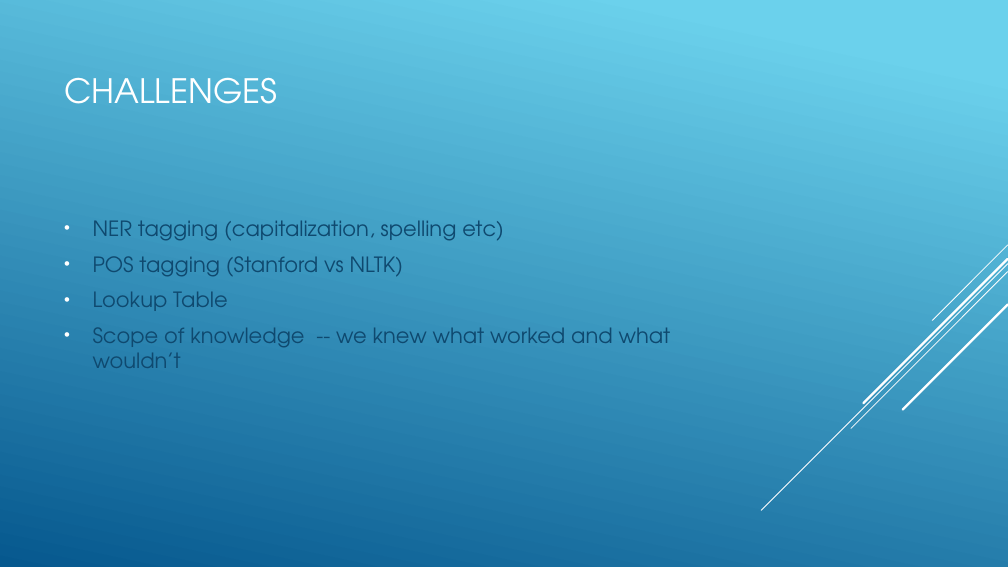
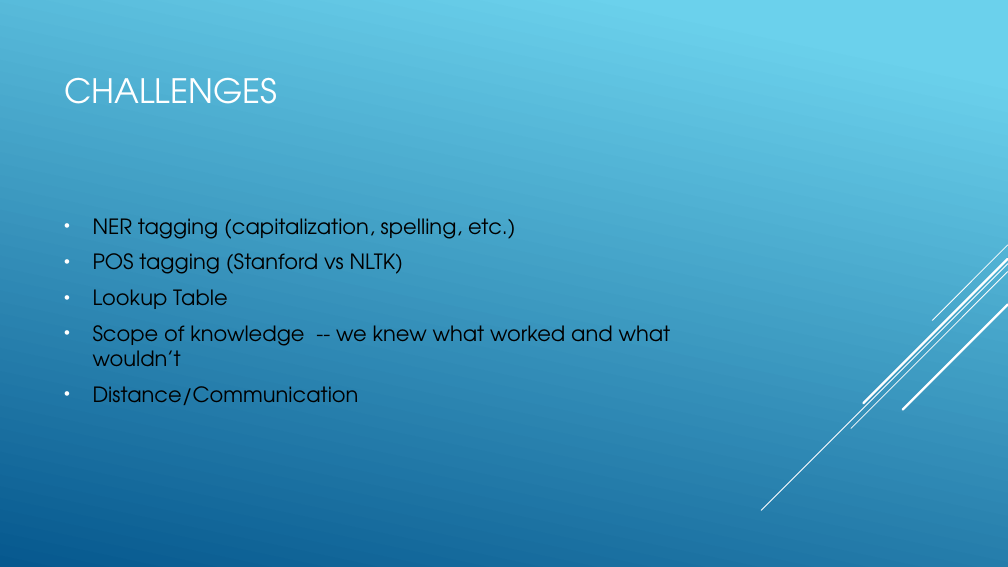
Before and after one commit to jjulian91/NLP_QA_Python, a slide deck: slide 4 of 620 slides.pptx. Drawn at 1008x567 pixels with LibreOffice and Linux fonts; fonts in the diff are those of the drawing. Boxes give left, top, right and bottom in pixels: in the first picture for what was removed or moved away, otherwise in the second. Text is boxed around its words. In the diff, an @@ line names an element or a change of style, - is before the commit and + after.

```diff
--- a/620 slides.pptx
+++ b/620 slides.pptx
@@ text at bbox=[93, 218, 515, 239]: text changed; text colour #0F496F to #000000 @@
-• NER tagging (capitalization, spelling etc)
+• NER tagging (capitalization, spelling, etc.)
@@ text at bbox=[93, 253, 671, 367]: text colour #0F496F to #000000 in "POS tagging (Stanford vs NLTK)", "Lookup Table", "Scope of knowledge -- we knew what ..." @@
@@ text at bbox=[93, 386, 359, 405]: paragraph added @@
+• Distance/Communication
```
Also in this commit, not shown: 5 other slides changed, 1 slide added, 1 slide removed.
